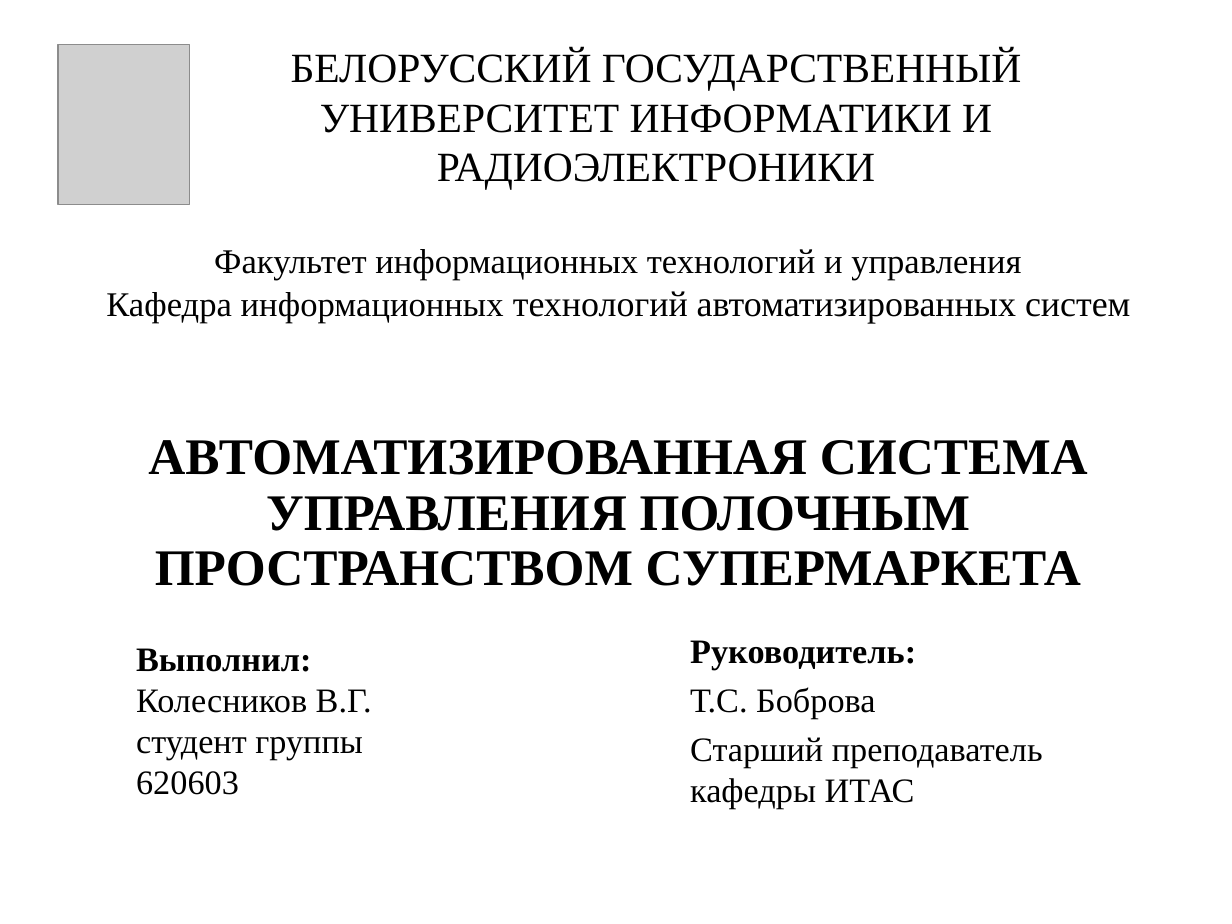
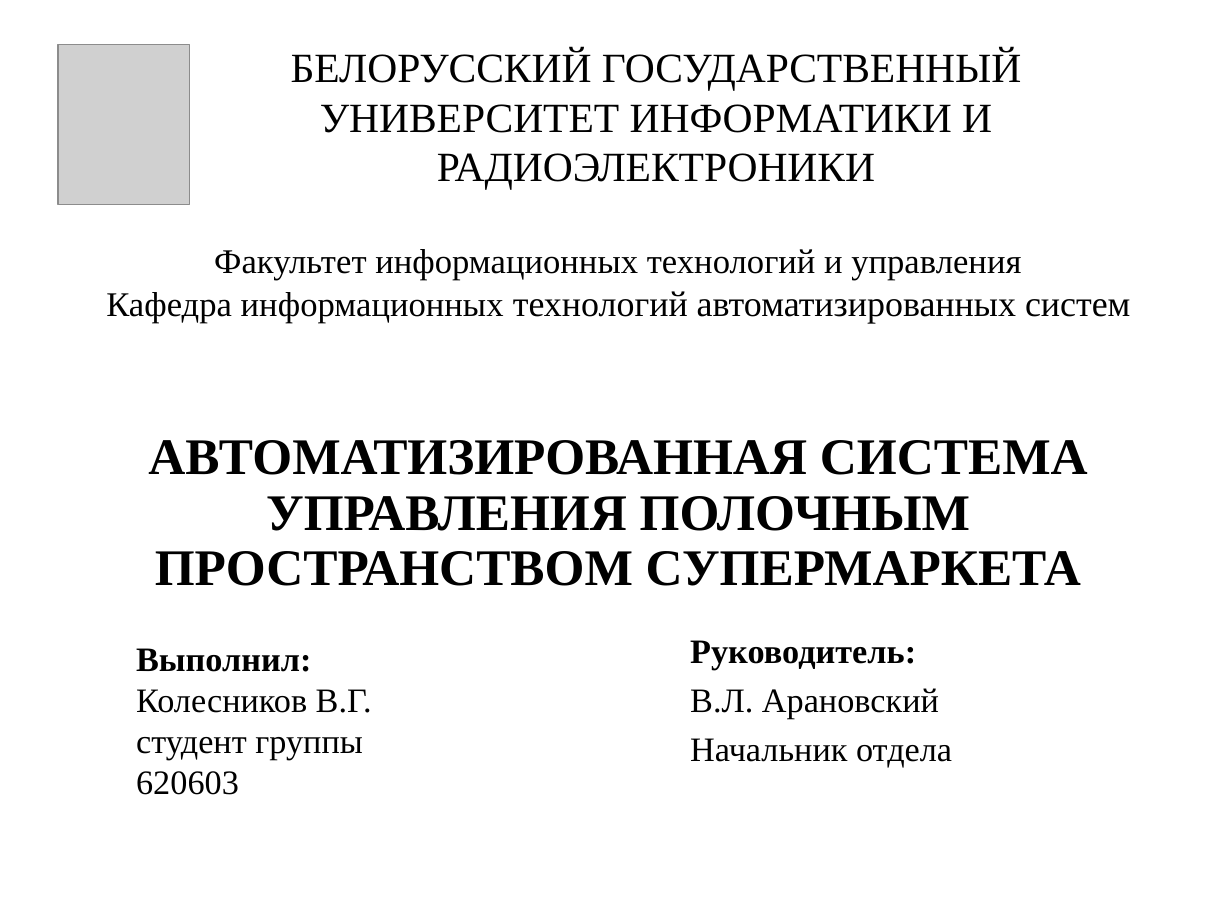
Before and after one commit to ChoroDev/master-degree-graduation-project, a slide deck: slide 1 of note/presentation.pptx. Drawn at 1232x924 pixels with LibreOffice and Linux fonts; fonts in the diff are those of the drawing; grey boxes stand for pictures. Boxes give left, top, right and bottom in pixels: in the first picture for what was removed or moved away, otherwise in the second. Text is boxed around its words. In the diff, an @@ line names an element or a change of style, - is before the commit and + after.

```diff
--- a/note/presentation.pptx
+++ b/note/presentation.pptx
@@ subtitle at (x1=690, y1=688, x2=952, y2=768): text changed @@
-Т.С. Боброва
-Старший преподаватель кафедры ИТАС
+В.Л. Арановский
+Начальник отдела
```
Also in this commit, not shown: 4 other slides changed, 1 slide added, 1 slide removed.
